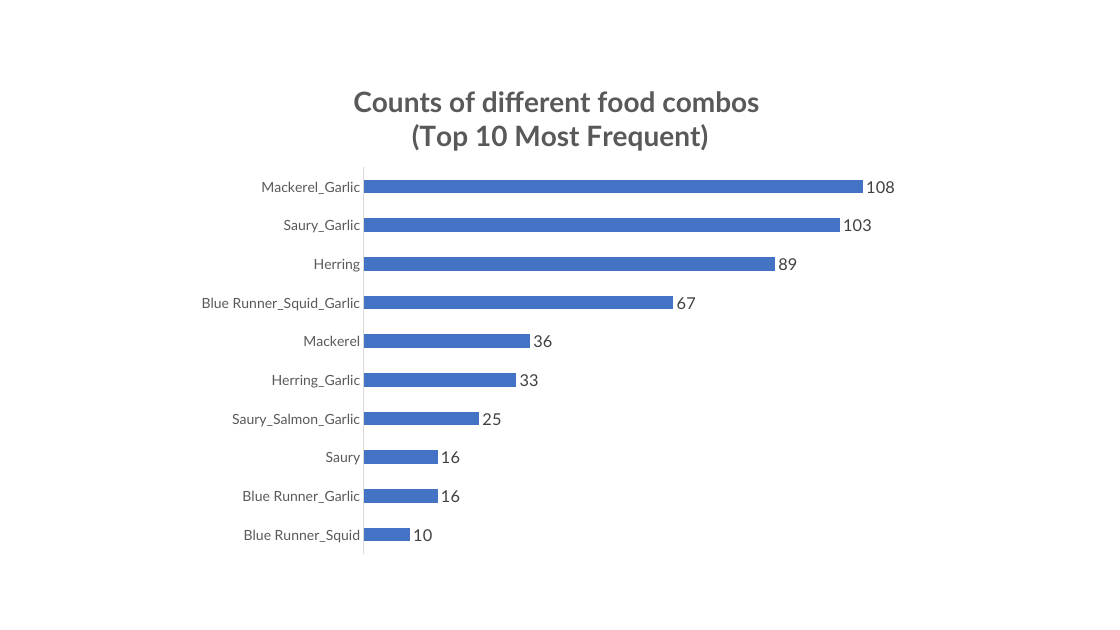
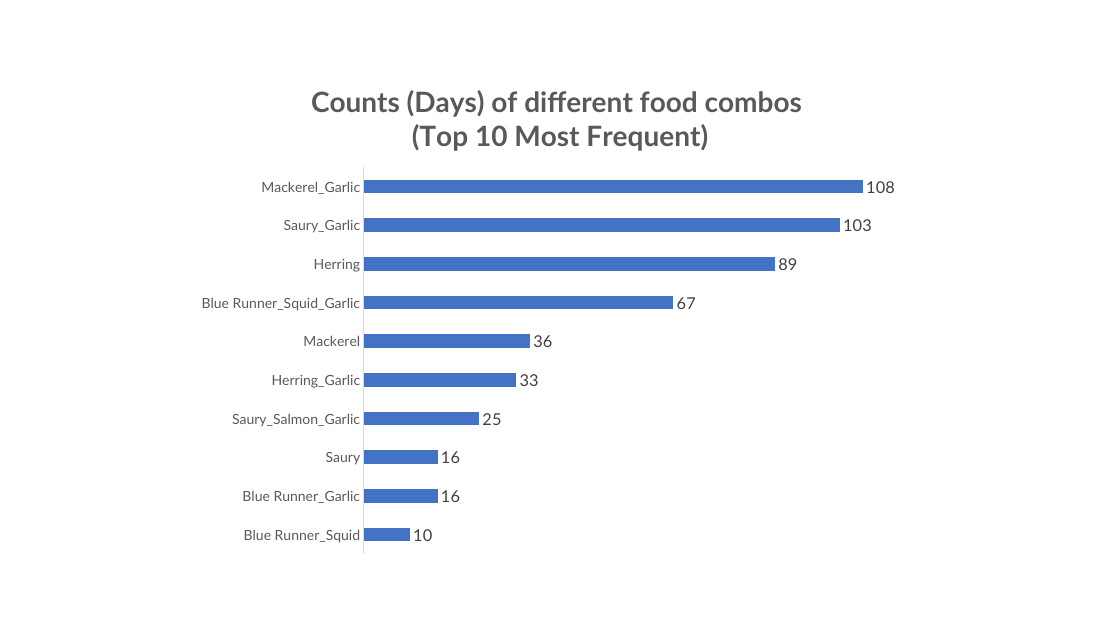
Before and after one commit to Data-Science-in-Business-Fall-2020/final-project-spencer_parker_chris, a slide deck: slide 3 of Carcharnid_Analysis_Presentation.pptx. Drawn at 1120x630 pixels with LibreOffice and Linux fonts; fonts in the diff are those of the drawing. Boxes give left, top, right and bottom in pixels: in the first picture for what was removed or moved away, otherwise in the second. Text is boxed around its words. In the diff, an @@ line names an element or a change of style, - is before the commit and + after.

Commit message:
Last commit for PowerPoint

```diff
--- a/Carcharnid_Analysis_Presentation.pptx
+++ b/Carcharnid_Analysis_Presentation.pptx
@@ bar chart at bbox=[187, 66, 933, 565] @@
@@ title "Counts of different food combos  (Top 10 Most Frequent) " to "Counts (Days) of different food combos  (Top 10 Most Frequent) " @@
```
